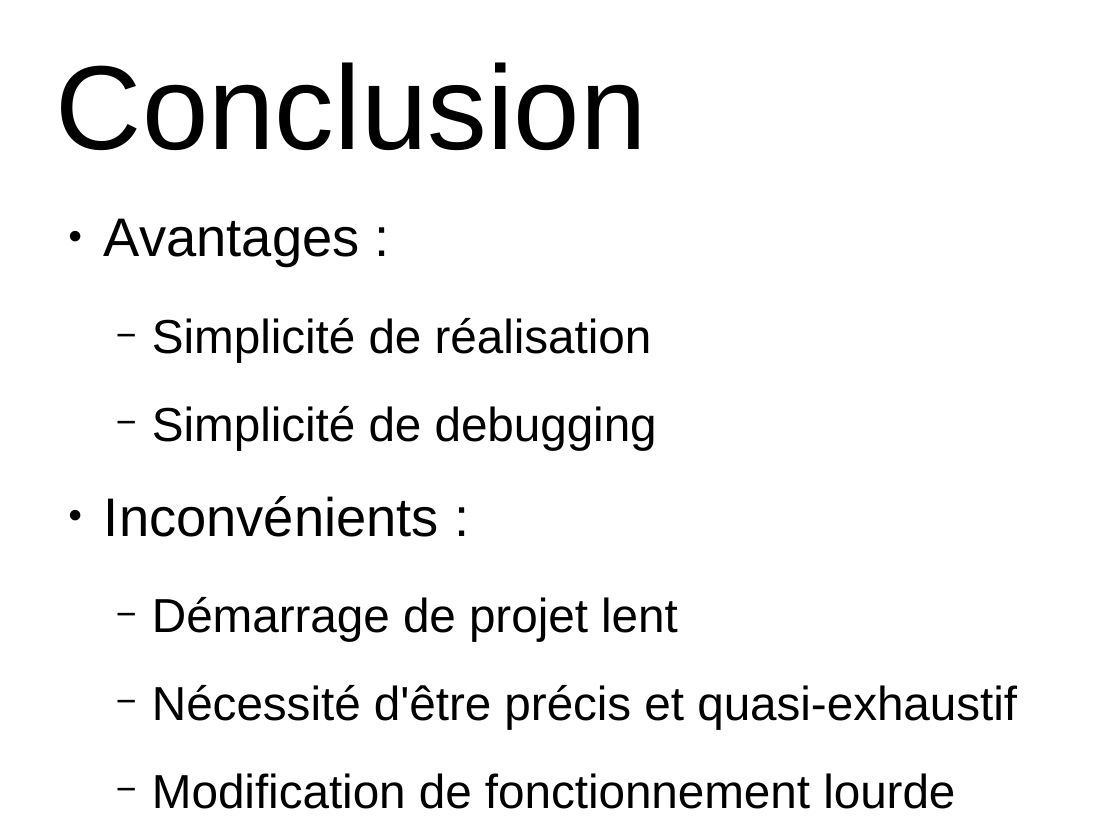
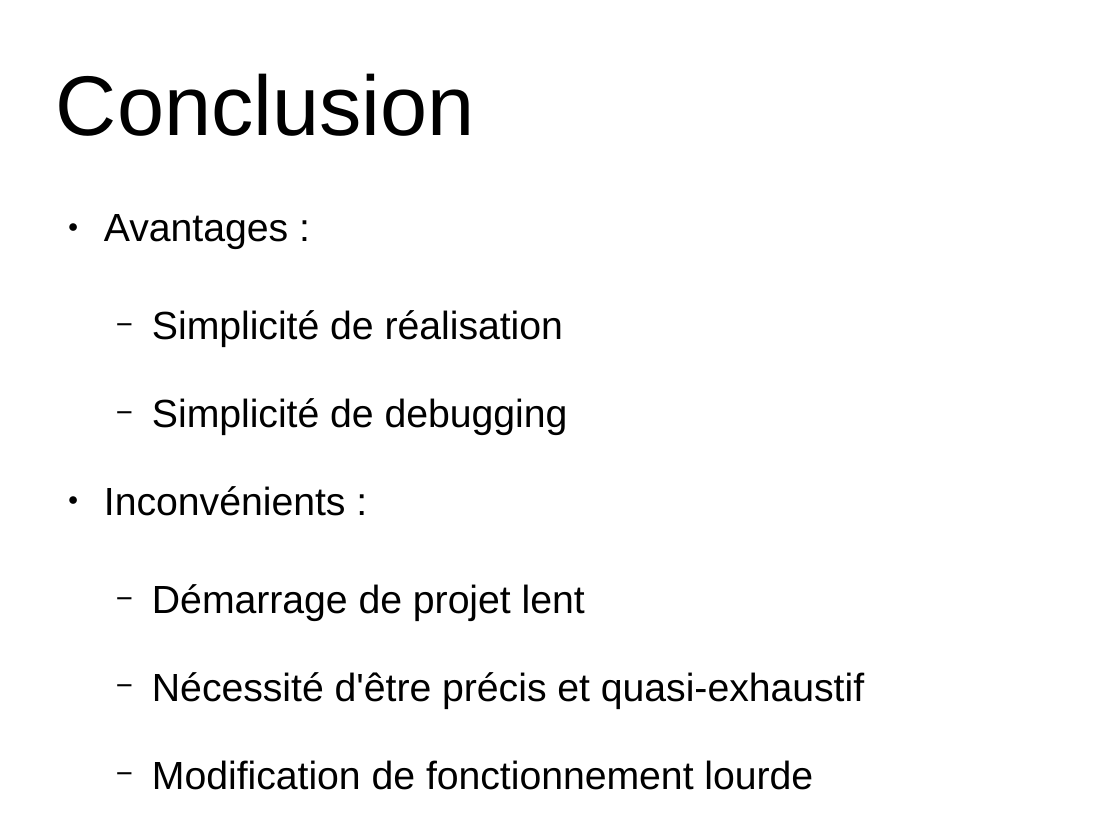
Before and after one commit to jbertran/cpsProject, a slide deck: slide 10 of Projet_CPS/presentation.odp. Drawn at 1120x840 pixels with LibreOffice and Linux fonts; fonts in the diff are those of the drawing; background and template pictures are left out. Boxes give left, top, right and bottom in pixels: in the first picture for what was removed or moved away, otherwise in the second. Text is boxed around its words. In the diff, an @@ line names an element or a change of style, - is before the commit and + after.

```diff
--- a/Projet_CPS/presentation.odp
+++ b/Projet_CPS/presentation.odp
@@ title "Conclusion" at [56, 73, 475, 136]: size 84.6 to 60 pt @@
@@ text "Avantages :" at [104, 214, 864, 790]: size 38.5 to 27.8 pt in "Avantages :", "Inconvénients :"; size 33.8 to 27.8 pt in "Simplicité de réalisation", "Simplicité de debugging", "Démarrage de projet lent", "Nécessité d'être précis et quasi-exhaustif" and 1 more places; more space between paragraphs @@
```
Also in this commit, not shown: 9 other slides changed, 2 other files.
